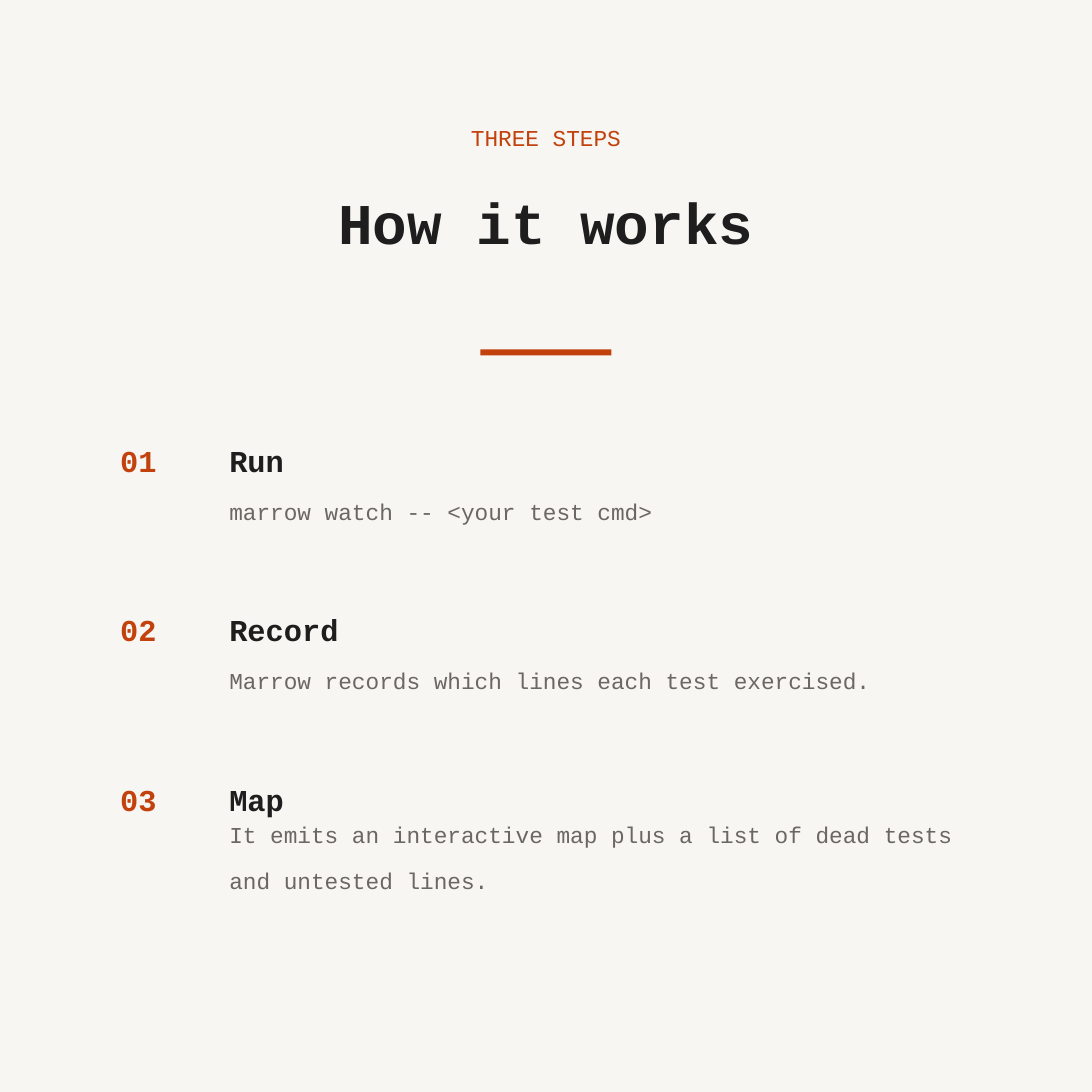
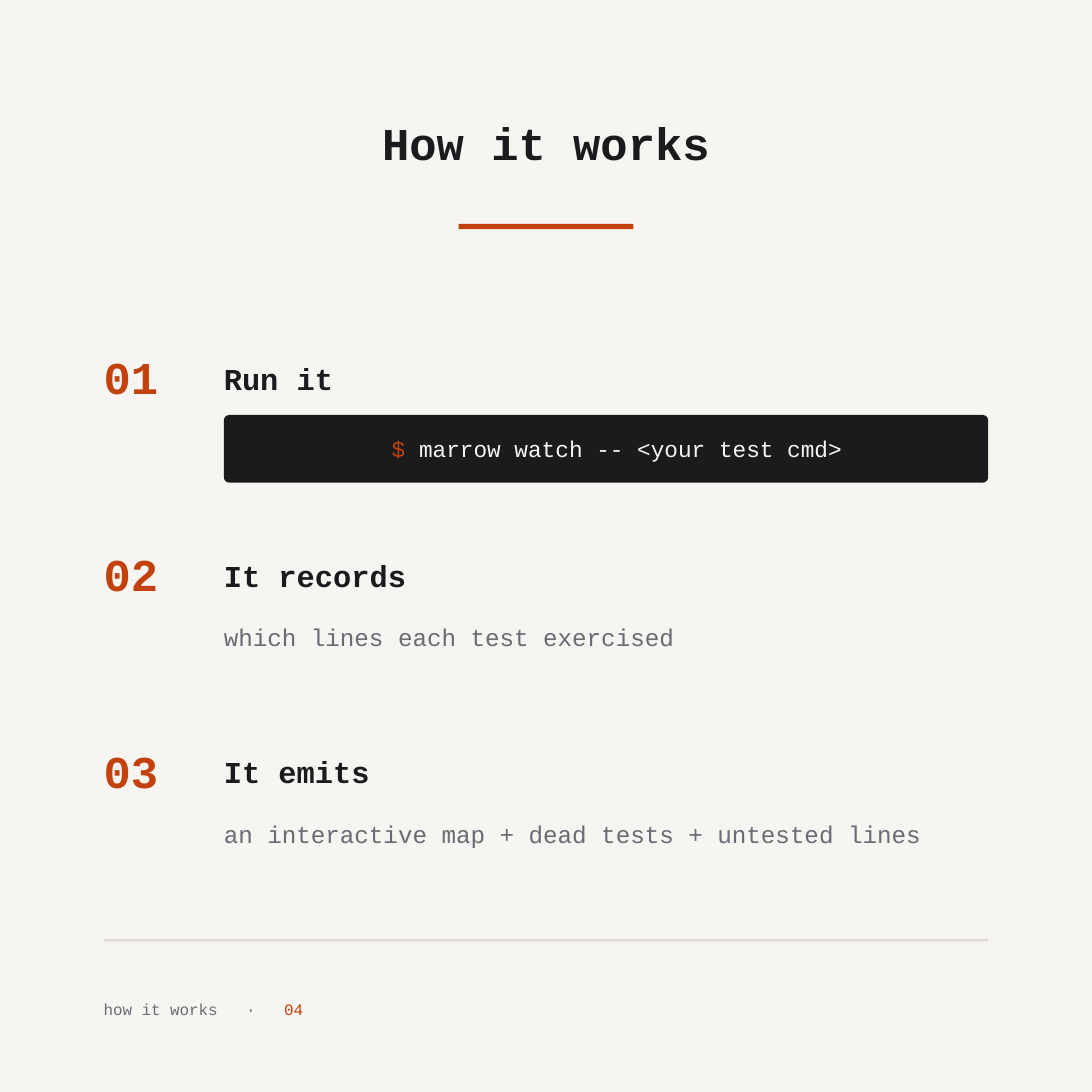
Before and after one commit to HrudithL/whetstone, a slide deck: slide 4 of harness/out/pptx/pitch_deck/warm/deck.pptx. Drawn at 1092x1092 pixels with LibreOffice and Linux fonts; fonts in the diff are those of the drawing. Boxes give left, top, right and bottom in pixels: in the first picture for what was removed or moved away, otherwise in the second. Text is boxed around its words. In the diff, an @@ line names an element or a change of style, - is before the commit and + after.

```diff
--- a/harness/out/pptx/pitch_deck/warm/deck.pptx
+++ b/harness/out/pptx/pitch_deck/warm/deck.pptx
@@ background #F7F6F3 to #FFFFFF @@
@@ rectangle added at <box>0,0,1092,1092</box>, fill #F6F5F2 @@
@@ text "How it works": place and size @@
-text "How it works" at <box>338,203,753,245</box>
+text "How it works" at <box>382,127,709,161</box>
@@ text "How it works" at <box>382,127,709,161</box>: size 38 to 30 pt, text colour #1E1E1E to #1B1B1E @@
@@ text removed at <box>471,130,621,147</box> @@
-THREE STEPS
@@ rectangle: place and size @@
-rectangle at <box>480,349,612,356</box>
+rectangle at <box>459,224,633,229</box>
@@ size 20 to 30 pt; line spacing 1.15 to 1 in 3 elements at <box>104,757,159,789</box>, <box>104,560,159,592</box>, <box>104,363,159,395</box> @@
@@ text "01": place and size @@
-text "01" at <box>120,451,156,473</box>
+text "01" at <box>104,363,159,395</box>
@@ text added at <box>224,368,333,391</box>, 20 pt, text #1B1B1E, bold @@
+Run it
@@ rounded rectangle "$ marrow watch -- <your ...": place and size @@
-rounded rectangle "$ marrow watch -- <your ..." at <box>229,452,652,525</box>
+rounded rectangle "$ marrow watch -- <your ..." at <box>224,415,988,483</box>
@@ rounded rectangle "$ marrow watch -- <your ..." at <box>224,415,988,483</box>: vertical alignment top to middle; fill none to #1B1B1E @@
@@ text in rounded rectangle at <box>419,441,842,462</box>: text changed; text colour #6B6762 to #F6F5F2 @@
-Run
-marrow watch -- <your test cmd>
+$ marrow watch -- <your test cmd>
@@ text "02": place and size @@
-text "02" at <box>120,620,156,642</box>
+text "02" at <box>104,560,159,592</box>
@@ text added at <box>224,565,406,588</box>, 20 pt, text #1B1B1E, bold @@
+It records
@@ text at <box>224,628,674,647</box>: text changed; size 15 to 16 pt; text colour #6B6762 to #6B6B73 @@
-Record
-Marrow records which lines each test exercised.
+which lines each test exercised
@@ text "03": place and size @@
-text "03" at <box>120,790,156,812</box>
+text "03" at <box>104,757,159,789</box>
@@ text added at <box>224,762,369,784</box>, 20 pt, text #1B1B1E, bold @@
+It emits
@@ text at <box>224,825,921,848</box>: text changed; size 15 to 16 pt; text colour #6B6762 to #6B6B73 @@
-Map
-It emits an interactive map plus a list of dead tests
-and untested lines.
+an interactive map + dead tests + untested lines
@@ rectangle added at <box>104,939,988,941</box>, fill #DDDAD3 @@
@@ text added at <box>104,1003,303,1015</box>, 10.5 pt, text #6B6B73 @@
+how it works · 04
```
Also in this commit, not shown: 4 other slides changed, 33 other files.
